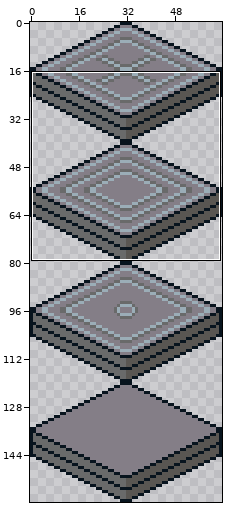
A sprite sheet gets an edit: assets/floors.png. The first picture is a wide view before the edit; the outline marks the close-up.
Close-up. Before the edit:
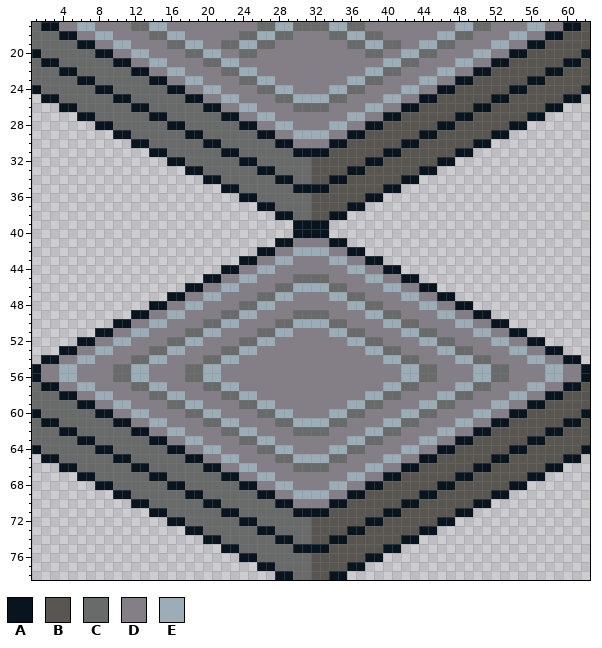
The file is 64x160 pixels. Shown: x 1..62, y 17..78. The commit also changed other parts of the picture, which this record leaves out.
Palette (. is transparent): A #08141e  B #595652  C #696a6a  D #847e87  E #9badb7
The same view after the edit:
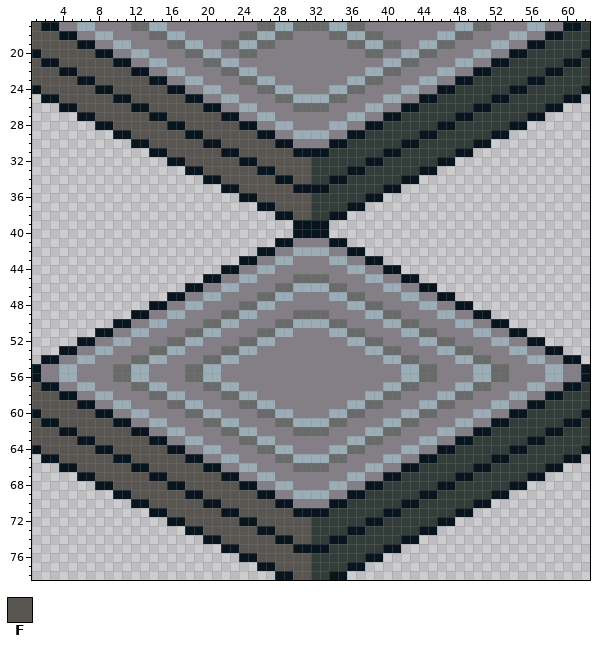
Colours new in this view: F #595652
Edits made:
Colour B changes from #595652 to #323c39.
The edit turns colour C into colour F in row 17 at x 1; in row 18 at x 1 to 3; in row 19 at x 1 to 5; in row 20 at x 2 to 7; in row 21 at x 1 and 4 to 9; in row 22 at x 1 to 3 and 6 to 11.
The edit turns colour C into colour F in row 23 at x 1 to 5 and 8 to 13; in row 24 at x 2 to 7 and 10 to 15; in row 25 at x 4 to 9 and 12 to 17; in row 26 at x 6 to 11 and 14 to 19; in row 27 at x 8 to 13 and 16 to 21; in row 28 at x 10 to 15 and 18 to 23.
The edit turns colour C into colour F in row 29 at x 12 to 17 and 20 to 25; in row 30 at x 14 to 19 and 22 to 27; in row 31 at x 16 to 21 and 24 to 29; in row 32 at x 18 to 23 and 26 to 31; in row 33 at x 20 to 25 and 28 to 31; in row 34 at x 22 to 27 and 30 to 31.
The edit turns colour C into colour F in row 35 at x 24 to 29; in row 36 at x 26 to 31; in row 37 at x 28 to 31; in row 38 at x 30 to 31; in row 57 at x 1; in row 58 at x 1 to 3.
The edit turns colour C into colour F in row 59 at x 1 to 5; in row 60 at x 2 to 7; in row 61 at x 1 and 4 to 9; in row 62 at x 1 to 3 and 6 to 11; in row 63 at x 1 to 5 and 8 to 13; in row 64 at x 2 to 7 and 10 to 15.
The edit turns colour C into colour F in row 65 at x 4 to 9 and 12 to 17; in row 66 at x 6 to 11 and 14 to 19; in row 67 at x 8 to 13 and 16 to 21; in row 68 at x 10 to 15 and 18 to 23; in row 69 at x 12 to 17 and 20 to 25; in row 70 at x 14 to 19 and 22 to 27.
The edit turns colour C into colour F in row 71 at x 16 to 21 and 24 to 29; in row 72 at x 18 to 23 and 26 to 31; in row 73 at x 20 to 25 and 28 to 31; in row 74 at x 22 to 27 and 30 to 31; in row 75 at x 24 to 29; in row 76 at x 26 to 31.
The edit turns colour C into colour F in row 77 at x 28 to 31; in row 78 at x 30 to 31.
